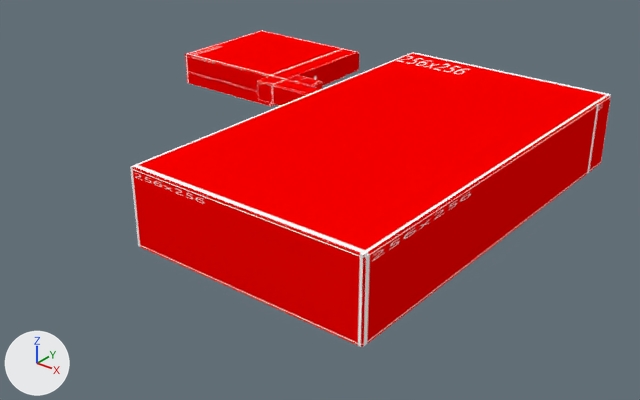
What one commit did to the Blender file Haunt/Assets/Models/Building/building.blend.
Camera for both pictures: a 50 mm camera at (115.2, -125.8, 51.0) aimed at (45.4, -38.6, -3.0). Arrows for +X, +Y and +Z are at lower left; the lights stay in place.

Objects in the first picture: 'Building'.
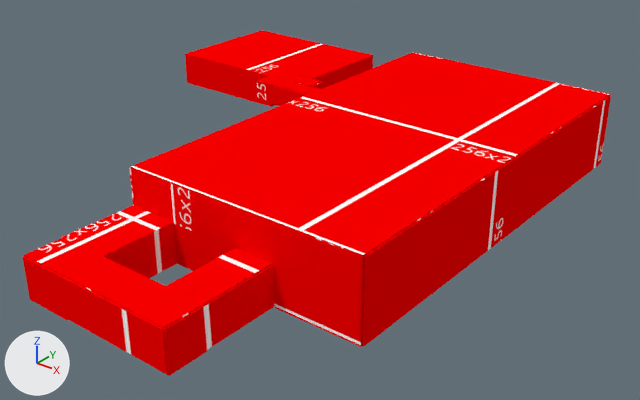
Location of each change, (x1, y1, x2, y2) in pixels of the pictures (640 x 400 px):
```json
{"object": "Building", "change": "reshaped", "before": [130, 30, 611, 347], "after": [23, 30, 611, 376], "on screen": "22% wider, 9% taller"}
{"part": 1, "of": "me_cube_001", "change": "added", "after": [23, 167, 364, 376], "on screen": "red"}
{"part": 2, "of": "me_cube_001", "change": "built on", "after": [296, 52, 373, 89], "on screen": "red"}
{"part": 3, "of": "me_cube_001", "change": "surface changed", "after": [130, 30, 611, 347], "on screen": "red"}
```

Scene script edits in JSON lines:
```json
{"block": "me_cube_001", "where": "# used by ob_building; location = (0.0, 0.0, 0.0)"}
{"op": "remove", "block": "me_cube_001", "code": "me_cube_001.from_pydata(...)  # 624 vertices, 749 faces; spans x -0.1..73.1, y -66.5..0.1, z -0.3..10.1"}
{"op": "add", "block": "me_cube_001", "code": "me_cube_001.from_pydata(...)  # 881 vertices, 1058 faces; spans x -0.1..73.1, y -81.7..0.1, z -0.3..10.1"}
{"block": "me_cube_001", "change": "me_cube_001 part 1: 137 vertices added at x 39.7..61.6, y -81.7..-66.3, z -0.3..9.9"}
{"block": "me_cube_001", "change": "me_cube_001 part 2: 2 vertices moved from x 25.5, y -20.3..-20.1, z 2.1 to x 24.5, y -20.3..-20.1, z 2.1; 2 vertices removed from x 25.5, y -20.3..-20.1, z 5.1; 122 vertices added at x 23.3..26.7, y -20.3..0.1, z 1.9..5.3"}
{"block": "me_cube_001", "change": "me_cube_001 part 3: 721 kept faces spanning x -0.1..73.1, y -66.5..0.1, z -0.3..10.1 get new texture (UV) coordinates"}
```
